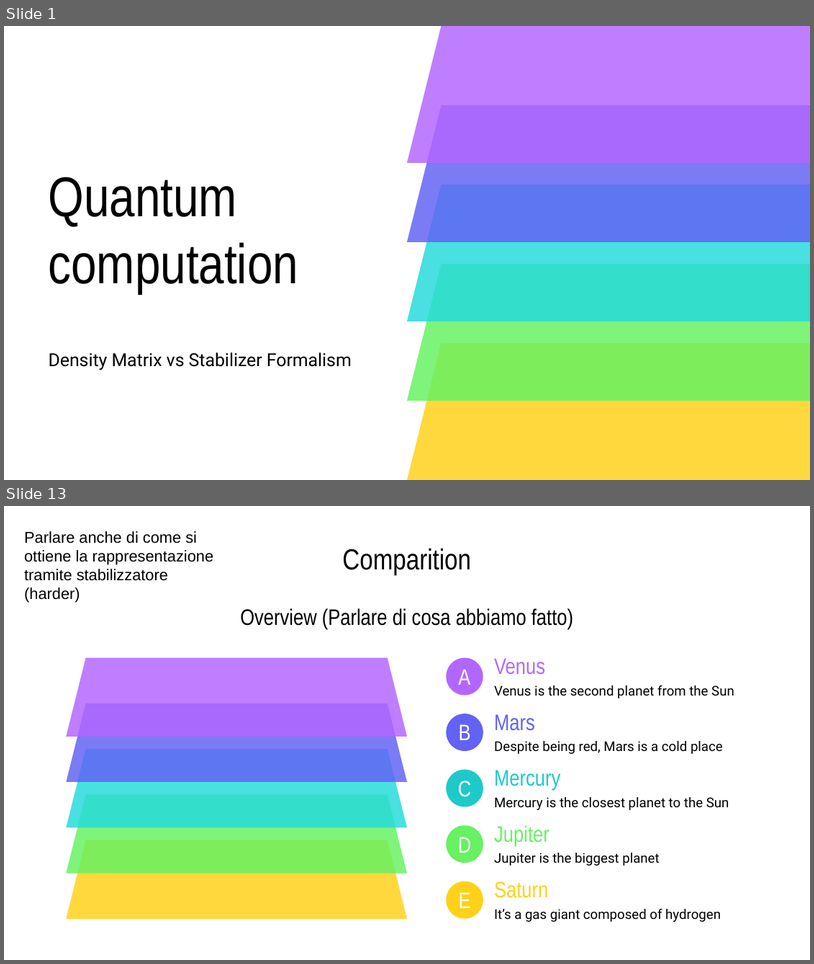
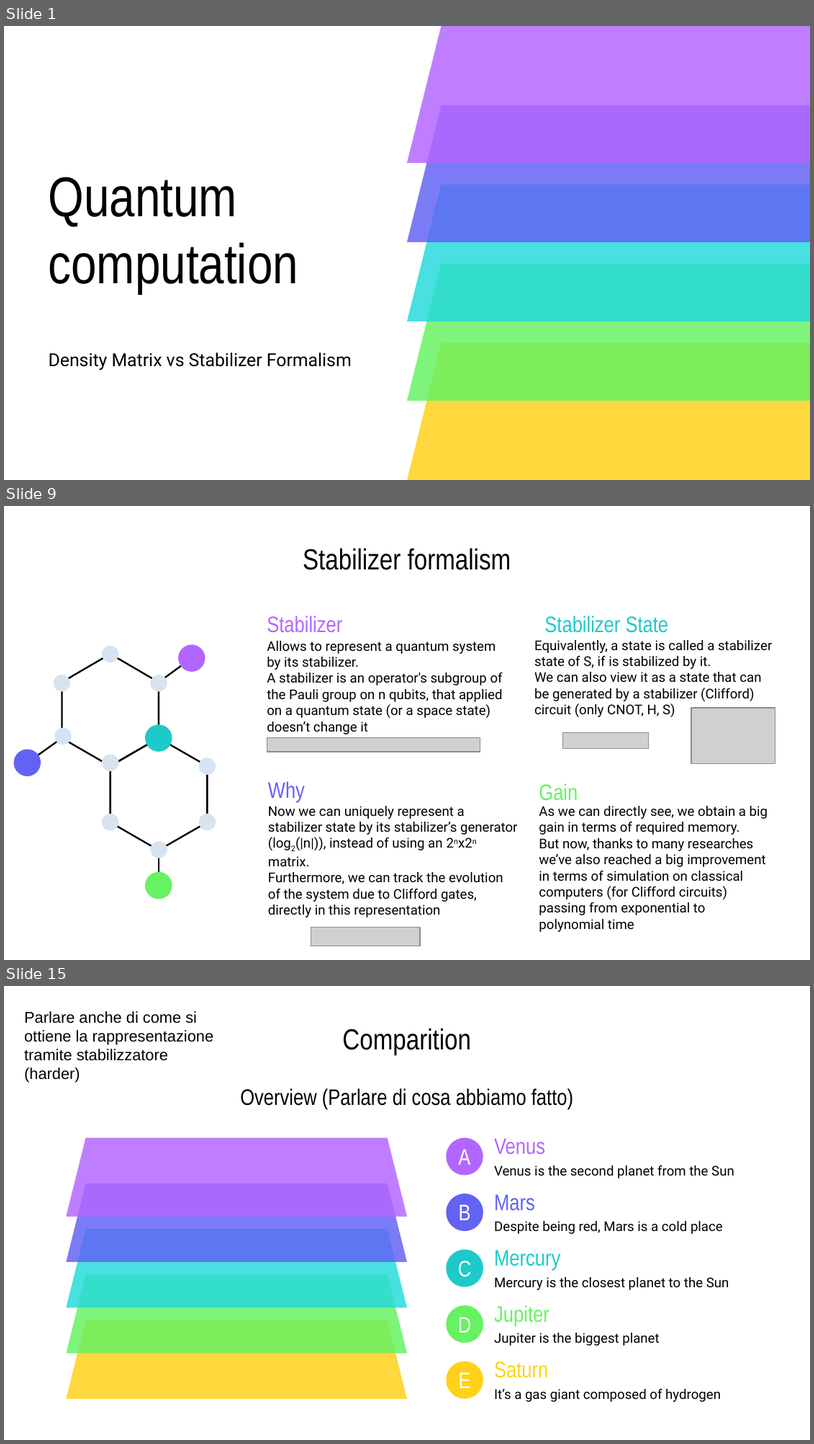
Before and after one commit to Moriarty2002/quantum-information, a slide deck: docs/elaborato.pptx. Shown one above the other, each under a label of ours: slides 1 and 13 before the commit, slides 1, 9 and 15 after it; the slides between them are not shown. The pictures are 814x964 and 814x1444 pixels, drawn with LibreOffice and Linux fonts; fonts in the diff are those of the drawing; grey boxes stand for pictures. Boxes give left, top, right and bottom in pixels: in the first picture for what was removed or moved away, otherwise in the second. Text is boxed around its words. In the diff, an @@ line names an element or a change of style, - is before the commit and + after.

```diff
--- a/docs/elaborato.pptx
+++ b/docs/elaborato.pptx
@@ slide 9 added at box(4, 506, 810, 960), background #FFFFFF @@
@@ title added at box(303, 548, 512, 570), 26 pt, text #000000 @@
+Stabilizer formalism
@@ text added at box(267, 615, 342, 633), 20 pt, text #B366FF @@
+Stabilizer
@@ text added at box(545, 615, 669, 633), 20 pt, text #1EC9C9 @@
+Stabilizer State
@@ freeform shape added at box(178, 645, 210, 672), fill #B366FF @@
@@ text added at box(267, 641, 503, 734), 12 pt, text #000000 @@
+Allows to represent a quantum system by its stabilizer.
+A stabilizer is an operator's subgroup of the Pauli group on n qubits, that applied on a quantum state (or a space state) doesn’t change it
@@ text added at box(535, 640, 772, 717), 12 pt, text #000000 @@
+Equivalently, a state is called a stabilizer state of S, if is stabilized by it.
+We can also view it as a state that can be generated by a stabilizer (Clifford) circuit (only CNOT, H, S)
@@ picture added at box(692, 708, 776, 763) @@
@@ freeform shape added at box(145, 725, 177, 751), fill #1EC9C9 @@
@@ picture added at box(268, 737, 481, 751) @@
@@ picture added at box(563, 733, 649, 748) @@
@@ freeform shape added at box(13, 749, 45, 776), fill #6262F5 @@
@@ group added at box(27, 646, 219, 882): 14 freeform shapes @@
@@ text added at box(268, 781, 305, 802), 20 pt, text #6262F5 @@
+Why
@@ text added at box(539, 783, 578, 800), 20 pt, text #66F261 @@
+Gain
@@ text added at box(268, 806, 517, 917), 12 pt, text #000000 @@
+Now we can uniquely represent a stabilizer state by its stabilizer’s generator (log2(|n|)), instead of using an 2nx2n matrix.
+Furthermore, we can track the evolution of the system due to Clifford gates, directly in this representation
@@ text added at box(539, 806, 768, 932), 12 pt, text #000000 @@
+As we can directly see, we obtain a big gain in terms of required memory.
+But now, thanks to many researches we’ve also reached a big improvement in terms of simulation on classical computers (for Clifford circuits) passing from exponential to polynomial time
@@ freeform shape added at box(145, 871, 177, 898), fill #66F261 @@
@@ picture added at box(311, 927, 420, 945) @@
@@ what was slide 13 is now slide 15 @@
```
Also in this commit, not shown: 5 slides changed, 7 other slides added, 8 slides removed.
